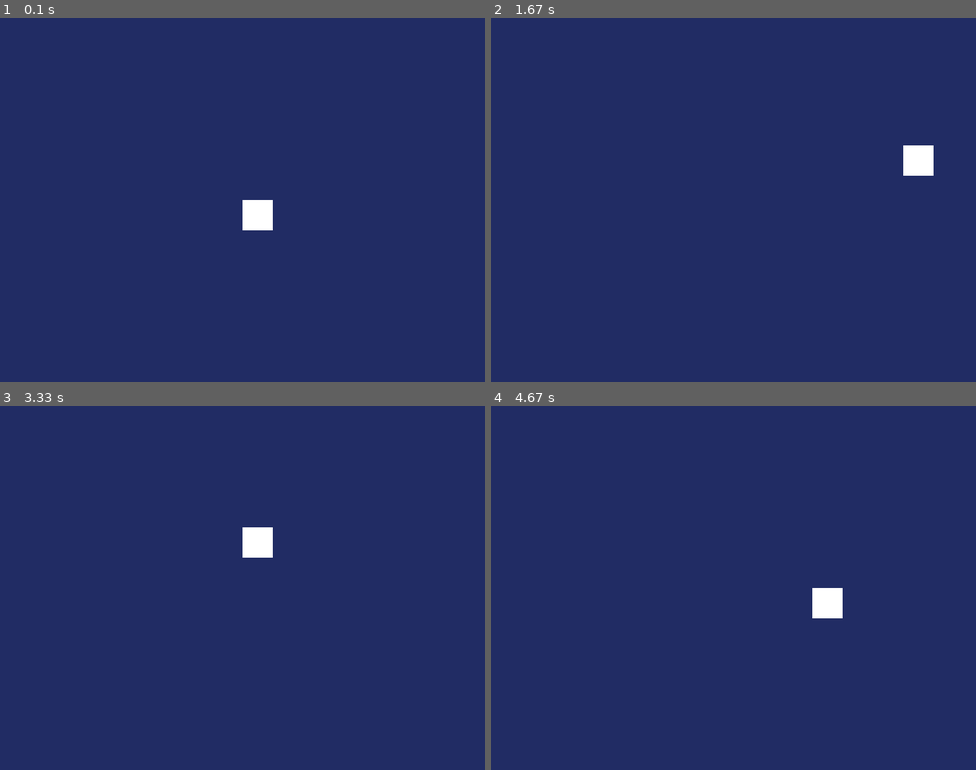
Above: before the commit, frames 1-4 (two rows, left to right).
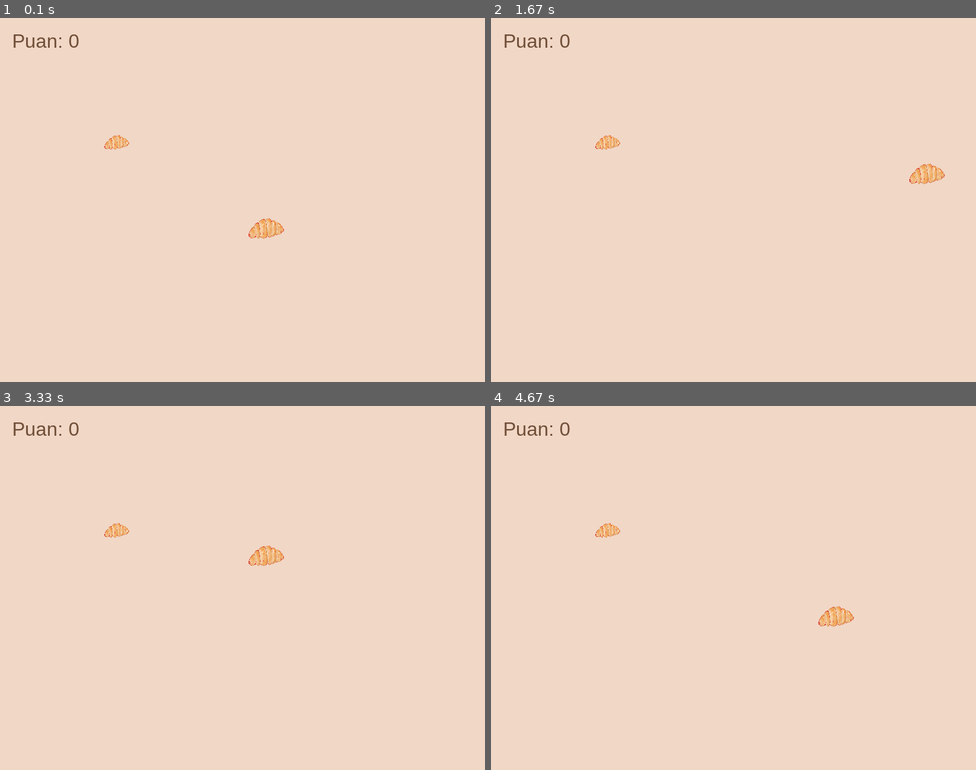
Above: after the commit, the same moments.

Repository: zmert073-spec/ilk-pygame-projem
Game: pygame game, started from ilkOyunProjem.py
The game is run twice, just before and just after one commit, with the same random seed, the same clock (stepped at 60 frames per second) and the same inputs.
Inputs:
- Up to frame 1 (0.1 s): no input
- Up to frame 2 (1.67 s): hold Right 0.33-0.8 s; hold Up 0.83-1.13 s; hold Right 1.17-1.63 s
- Up to frame 3 (3.33 s): hold Left 1.67-2.2 s; hold Down 2.23-2.53 s; hold Left 2.57-2.97 s; hold Up from 3 s (still down)
- Up to frame 4 (4.67 s): release Up at 3.37 s; hold Right 3.4-4.03 s; hold Down 4.07-4.43 s; hold Left from 4.47 s (still down)

The runs differ from the first frame. In frame 1, 100% of the frame differs, in the area x 0-100%, y 0-100%; in frame 2, 100%; in frame 3, 100%; in frame 4, 100%.

Commit message:
Yemler ve skor tablosu ekledim.

Diff:
--- a/ilkOyunProjem.py
+++ b/ilkOyunProjem.py
@@ -1,4 +1,5 @@
 import pygame
+import random
 
 pygame.init()
 
@@ -7,12 +8,31 @@
 yukseklik = 600
 ekran = pygame.display.set_mode((genislik,yukseklik))
 
+# skor değişkeni
+skor = 0
+
+# Kruvasan ekleme
+kruvasan_resmi = pygame.image.load("kruvasan.png").convert_alpha() # .convert_alpha() eklemek şeffaf kısımları görünmez yapar.
+
+kruvasan_boy = 100
+kruvasan_resmi = pygame.transform.scale(kruvasan_resmi, (kruvasan_boy, kruvasan_boy))
+
+
 pygame.display.set_caption("Hareketli Karakter")
+
+# yem asseti
+yem_resmi = pygame.image.load("kruvasan.png").convert_alpha()
+yem_boyut = 70
+yem_resmi = pygame.transform.scale(yem_resmi, (yem_boyut, yem_boyut))
+
+# yemlerin başlangıç konumu
+yem_x = random.randint(0, genislik - yem_boyut)
+yem_y = random.randint(0, yukseklik - yem_boyut)
 
 # Kare (oyuncu) özellikleri
 kare_x = 400
 kare_y = 300
-kare_boyut = 50
+kare_boyut = 100
 hiz = 5 # Kare her tuşa basıldığında kaç piksel gidecek?
 
 # Saat Nesnesi
@@ -22,6 +42,8 @@
 
 # Pencere Başlığı
 pygame.display.set_caption("İlk Oyun Pencerem")
+
+font = pygame.font.SysFont("Arial", 32)
 
 calisiyor = True
 while calisiyor:
@@ -37,21 +59,40 @@
 
     if tuslar[pygame.K_LEFT] and kare_x > 0:
         kare_x -= hiz
-    if tuslar[pygame.K_RIGHT] and kare_x < genislik - kare_boyut:
+    if tuslar[pygame.K_RIGHT] and kare_x < genislik - kruvasan_boy:
         kare_x += hiz
     if tuslar[pygame.K_UP] and kare_y >0:
         kare_y -= hiz
-    if tuslar[pygame.K_DOWN] and kare_y < yukseklik - kare_boyut:
+    if tuslar[pygame.K_DOWN] and kare_y < yukseklik - kruvasan_boy:
         kare_y += hiz
 
+    # Çarpışma kontrolü
+
+    if (kare_x < yem_x + yem_boyut and
+        kare_x + kruvasan_boy > yem_x and
+        kare_y < yem_y + yem_boyut and
+        kare_y + kruvasan_boy > yem_y):
+
+        # Eğer çarptıysa:
+        skor += 1
+        print(f"Puan: {skor}")
+
+        # Yemleri yeni rastgele bir yere ışınla
+        yem_x = random.randint(0, genislik - yem_boyut)
+        yem_y = random.randint(0, yukseklik - yem_boyut)
+
+
     # Arka planı boya
-    ekran.fill((33, 44, 100))
+    ekran.fill((241, 215, 198))
 
-    # Ekrana beyaz bir kare çiz
-    # pygame.draw.rect(nereye, renk, (x, y, genişlik, yükseklik))
+    # Yemleri çiz
+    ekran.blit(yem_resmi, (yem_x, yem_y))
+    # Kruvasanı çiz
+    ekran.blit(kruvasan_resmi, (kare_x, kare_y))
 
-    pygame.draw.rect(ekran, (255,255,255), (kare_x, kare_y, kare_boyut, kare_boyut))
-
+    # Skoru ekrana yazdır
+    skor_yazisi = font.render(f"Puan: {skor}", True, (111, 78, 55)) # Kahverengi yazı
+    ekran.blit(skor_yazisi, (20, 20))
 
     pygame.display.flip()
 
Binary file added: kruvasan.png
